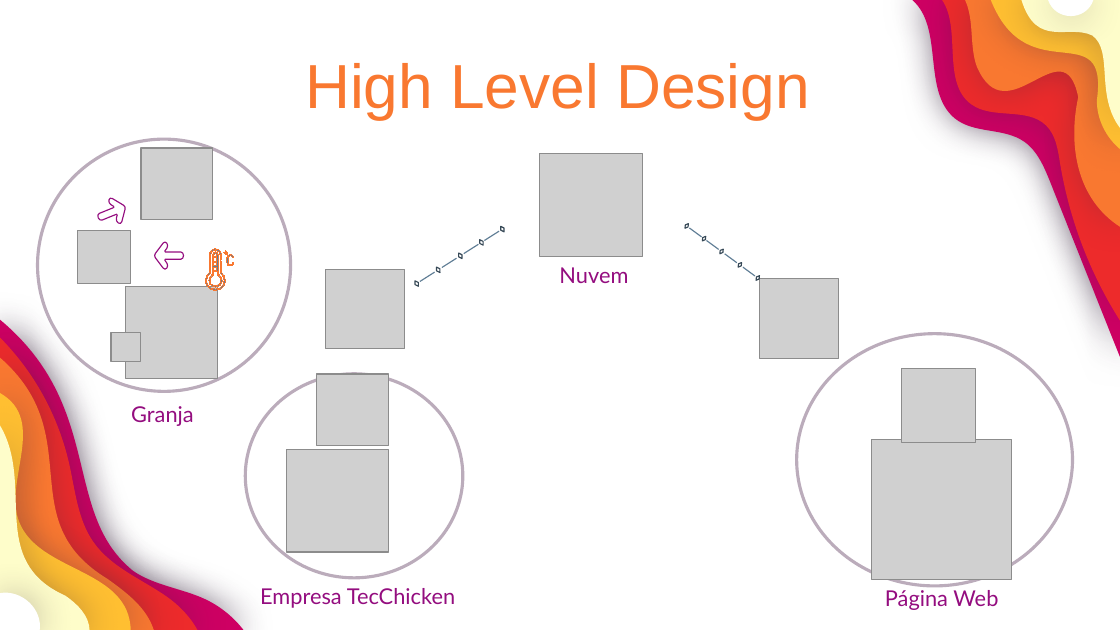
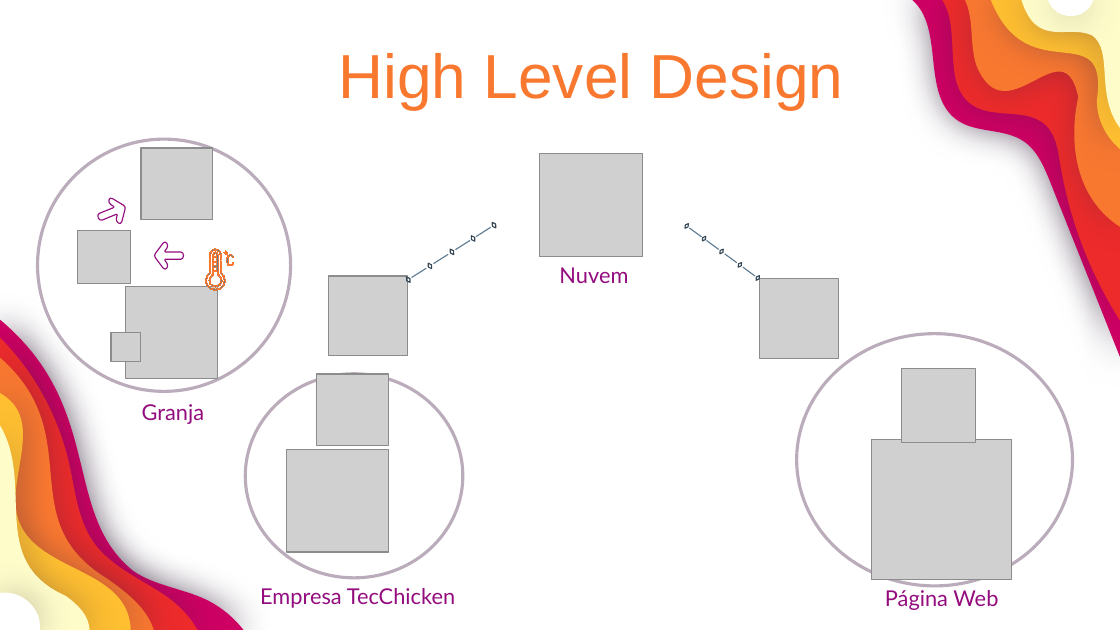
Before and after one commit to GustavoQuaresma/TECCHICKEN-DOCUMENTACAO, a slide deck: slide 4 of SPRINT2/slide pi.pptx (slide 16 before the commit). Drawn at 1120x630 pixels with LibreOffice and Linux fonts; fonts in the diff are those of the drawing; grey boxes stand for pictures. Boxes give left, top, right and bottom in pixels: in the first picture for what was removed or moved away, otherwise in the second. Text is boxed around its words. In the diff, an @@ line names an element or a change of style, - is before the commit and + after.

```diff
--- a/SPRINT2/slide pi.pptx
+++ b/SPRINT2/slide pi.pptx
@@ text "High Level Design": place and size @@
-text "High Level Design" at (305, 63, 810, 119)
+text "High Level Design" at (339, 53, 844, 110)
@@ 5 diamonds, 4 lines: place and size @@
-5 diamonds, 4 lines at (413, 226, 506, 287)
+5 diamonds, 4 lines at (405, 221, 497, 284)
@@ picture: place and size @@
-picture at (325, 269, 404, 348)
+picture at (328, 276, 408, 355)
@@ text "Granja": place and size @@
-text "Granja" at (131, 406, 194, 426)
+text "Granja" at (142, 404, 205, 424)
```
Also in this commit, not shown: 3 other slides changed, 7 slides added, 11 slides removed, 2 other files.
